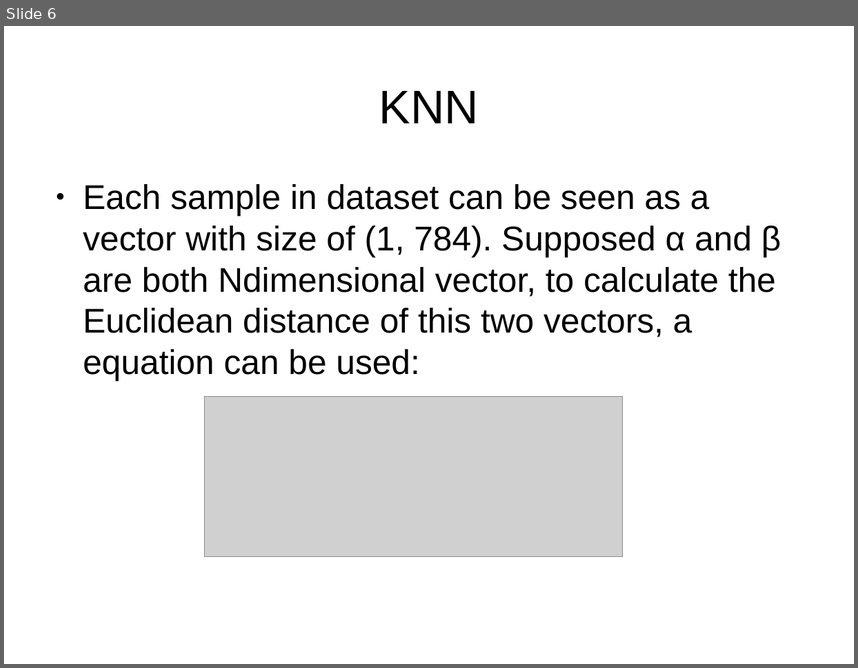
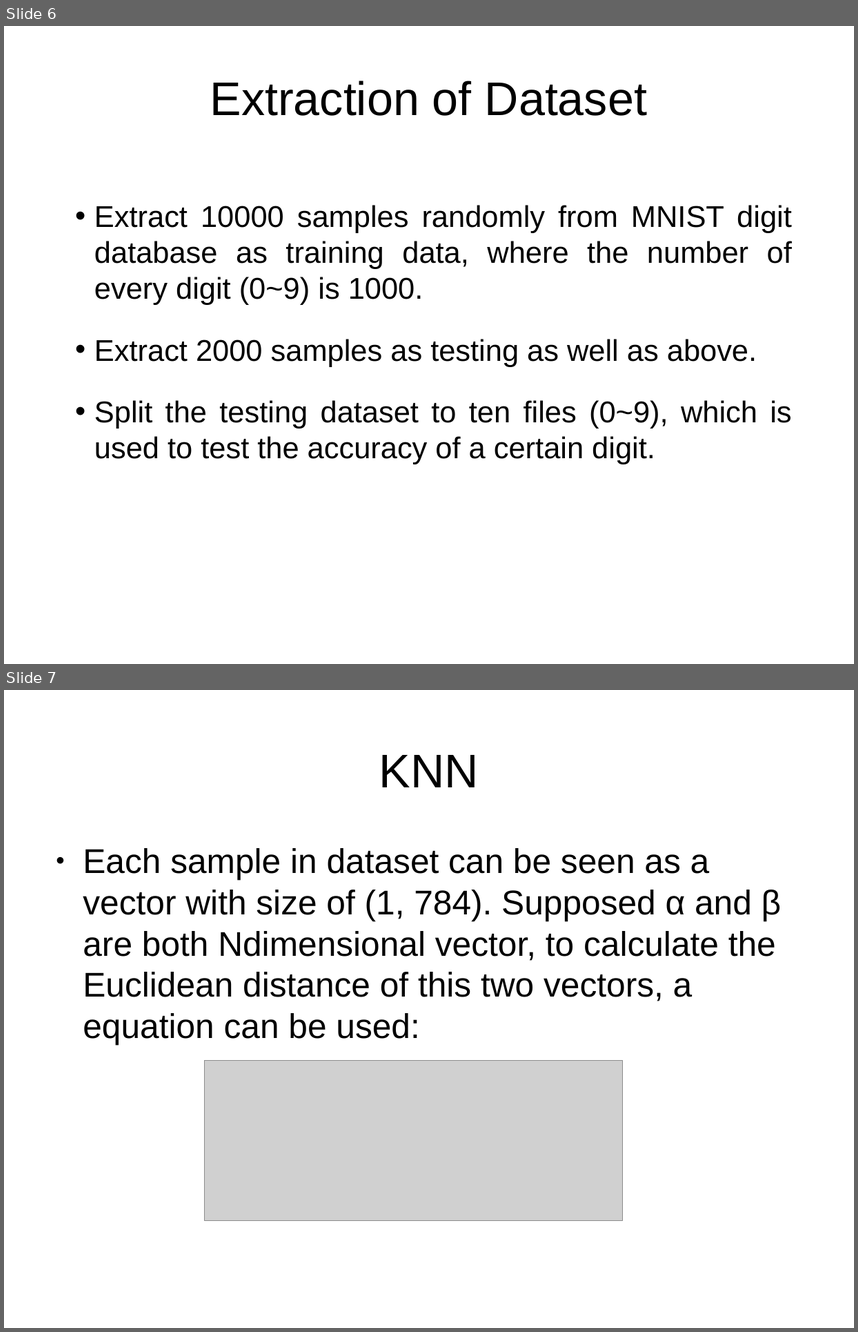
Before and after one commit to jsxcool/DigitRecognize, a slide deck: 695ppt 1.pptx. Shown one above the other, each under a label of ours: slide 6 before the commit, slides 6 and 7 after it. The pictures are 858x668 and 858x1332 pixels, drawn with LibreOffice and Linux fonts; fonts in the diff are those of the drawing; grey boxes stand for pictures; background and template pictures are left out. Boxes give left, top, right and bottom in pixels: in the first picture for what was removed or moved away, otherwise in the second. Text is boxed around its words. In the diff, an @@ line names an element or a change of style, - is before the commit and + after.

```diff
--- a/695ppt 1.pptx
+++ b/695ppt 1.pptx
@@ slide 6 added at [4, 26, 854, 664], background picture (left out) @@
@@ title added at [210, 81, 647, 116], 44 pt, text #000000 @@
+Extraction of Dataset
@@ subtitle added at [94, 205, 792, 464], 28 pt, text #000000 @@
+• Extract 10000 samples randomly from MNIST digit database as training data, where the number of every digit (0~9) is 1000.
+• Extract 2000 samples as testing as well as above.
+• Split the testing dataset to ten files (0~9), which is used to test the accuracy of a certain digit.
@@ what was slide 6 is now slide 7 @@
```
Also in this commit, not shown: 7 slides changed, 1 slide removed.
